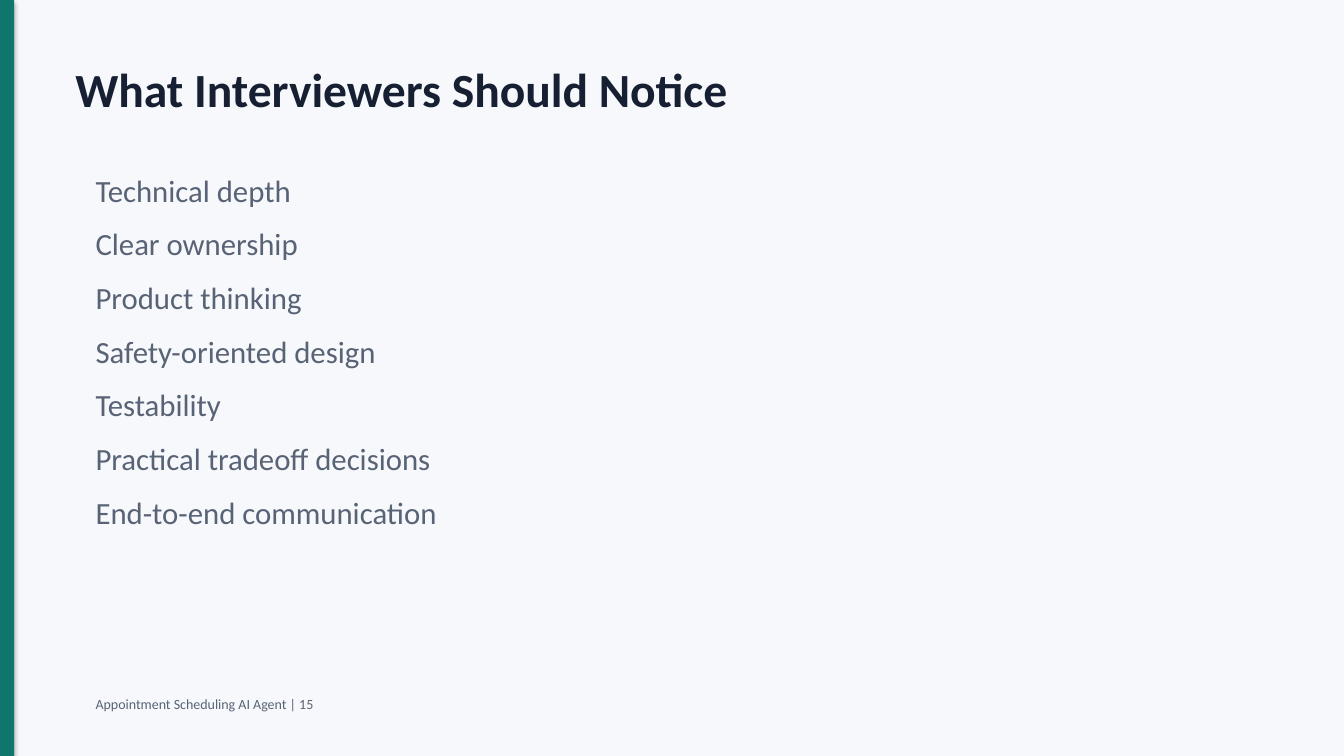
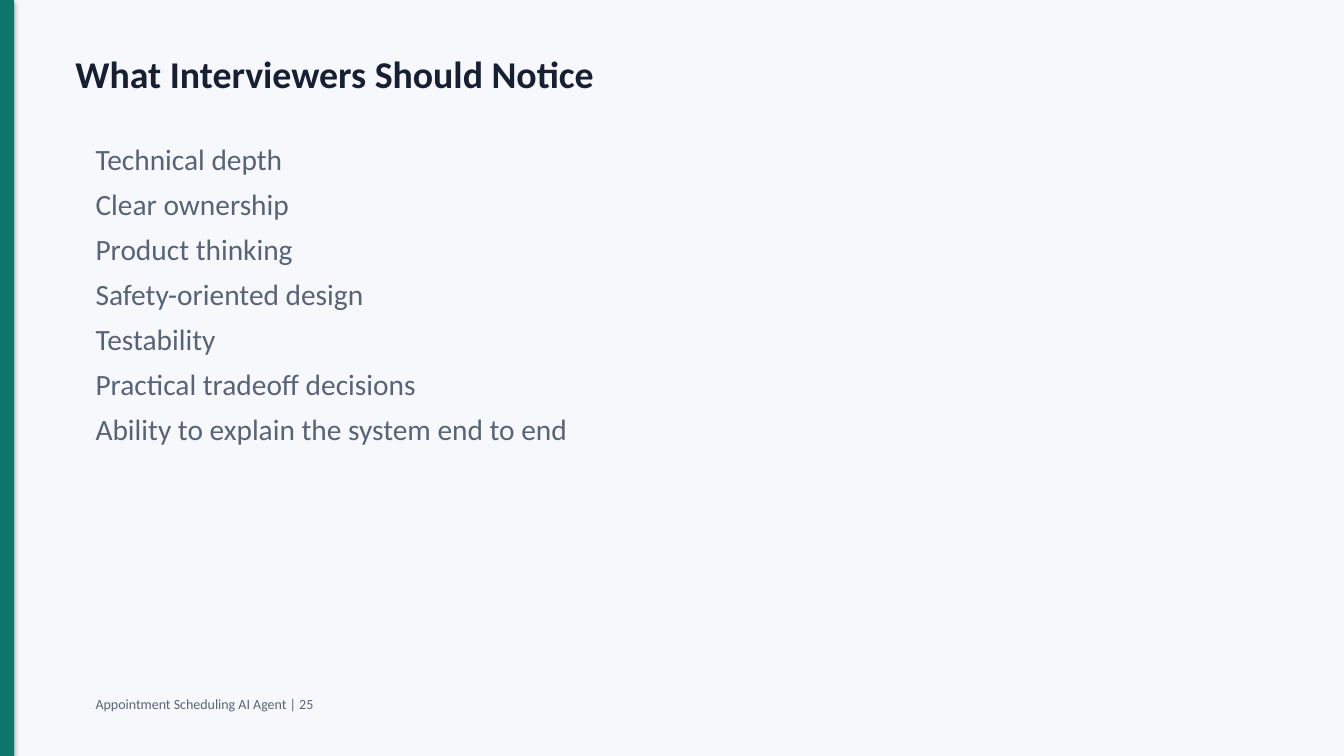
Before and after one commit to amankumarhal/scheduling_agent, a slide deck: slide 25 of docs/appointment_agent_interview_deck.pptx (slide 15 before the commit). Drawn at 1344x756 pixels with LibreOffice and Linux fonts; fonts in the diff are those of the drawing. Boxes give left, top, right and bottom in pixels: in the first picture for what was removed or moved away, otherwise in the second. Text is boxed around its words. In the diff, an @@ line names an element or a change of style, - is before the commit and + after.

Commit message:
Expand production system design slides

```diff
--- a/docs/appointment_agent_interview_deck.pptx
+++ b/docs/appointment_agent_interview_deck.pptx
@@ text "What Interviewers Should Notice": place and size @@
-text "What Interviewers Should Notice" at (75, 73, 727, 108)
+text "What Interviewers Should Notice" at (75, 61, 594, 89)
@@ text "What Interviewers Should Notice" at (75, 61, 594, 89): size 34 to 27 pt @@
@@ text "Technical depth": place and size @@
-text "Technical depth" at (96, 180, 436, 524)
+text "Technical depth" at (96, 149, 566, 445)
@@ text at (96, 149, 416, 395): size 22 to 21 pt in "Technical depth", "Clear ownership", "Product thinking", "Safety-oriented design" and 2 more places; less space between paragraphs @@
@@ text at (96, 419, 566, 445): text changed; size 22 to 21 pt @@
-End-to-end communication
+Ability to explain the system end to end
@@ text at (96, 699, 313, 712): text changed @@
-Appointment Scheduling AI Agent | 15
+Appointment Scheduling AI Agent | 25
```
Also in this commit, not shown: 10 other slides changed, 14 slides added, 4 slides removed, 1 other file.
